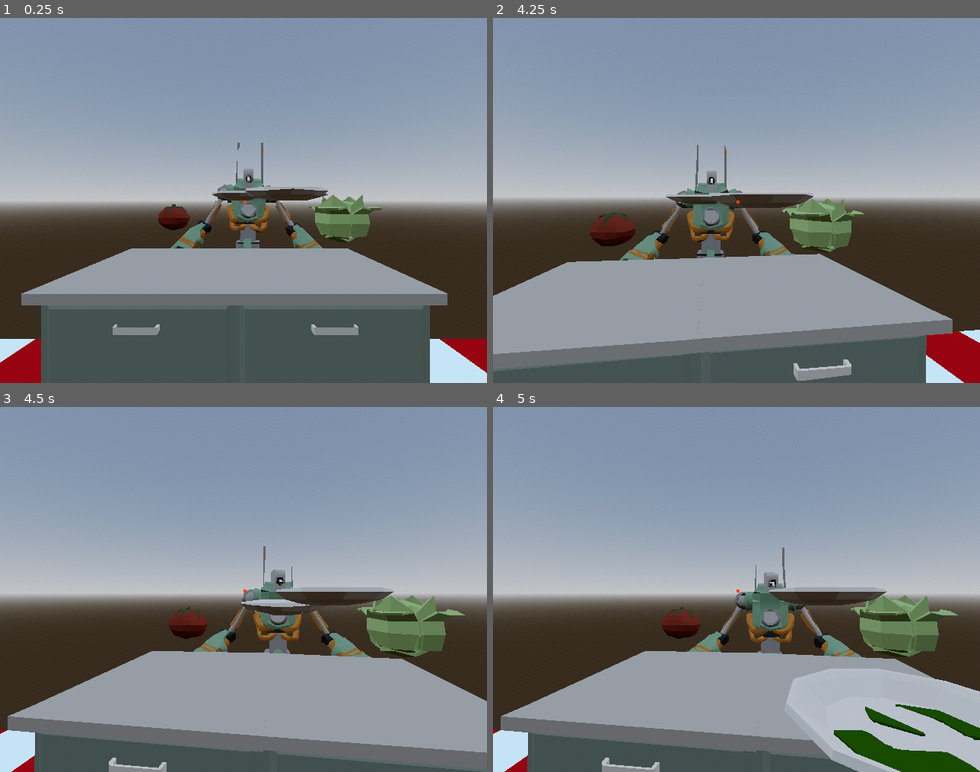
Above: before the commit, frames 1-4 (two rows, left to right).
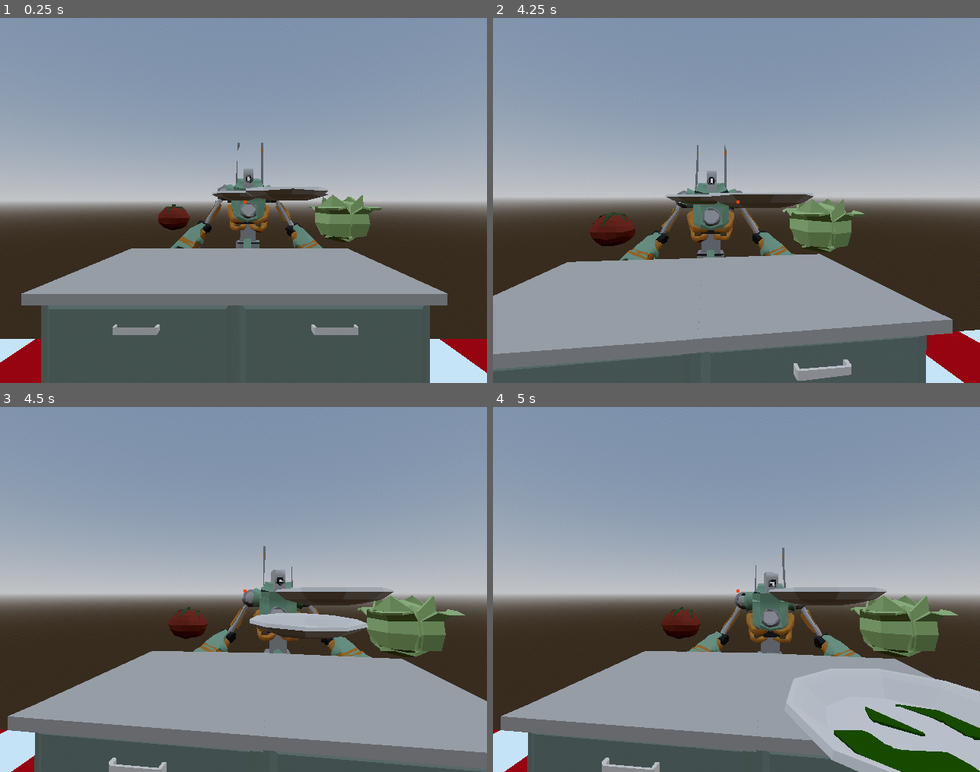
Above: after the commit, the same moments.

Repository: connor-lennox/DemoDisk
Game: Godot game, scene res://game.tscn
The game is run twice, just before and just after one commit, with the same random seed, the same clock (stepped at 60 frames per second) and the same inputs.
Inputs (mouse positions are in pixels of both pictures, inside the frame that each line leads up to):
- Up to frame 1 (0.25 s): no input
- Up to frame 2 (4.25 s): move the mouse to (760, 200) at 0.52 s; hold Right (ui_right) 0.53-1.28 s; click (760, 200) at 0.6 s; tap Enter at 1.25, 3.5 s; move the mouse to (712, 200) at 1.27 s; hold Left (ui_left) 1.28-2.03 s; click (712, 200) at 1.35 s; move the mouse to (746, 193) at 2.02 s; hold Right (ui_right) 2.03-3.53 s; click (746, 193) at 2.1 s; tap Space at 2.75 s; move the mouse to (731, 207) at 2.77 s; click (731, 207) at 2.85 s; move the mouse to (775, 204) at 3.52 s; hold Left (ui_left) from 3.53 s (still down); click (775, 204) at 3.6 s
- Up to frame 3 (4.5 s): keep holding Left (ui_left); move the mouse to (204, 585) at 4.27 s; click (204, 585) at 4.35 s
- Up to frame 4 (5 s): keep holding Left (ui_left)

Frames 1-2 are identical in both runs. In frame 3, 1.5% of the frame differs, in the area x 49-76%, y 52-64%; in frame 4, nothing differs.

Commit message:
items are manipulated faster

Diff:
--- a/items/item.gd
+++ b/items/item.gd
@@ -1,5 +1,7 @@
 class_name Item
 extends Node3D
+
+const ITEM_PICKUP_TIME = 0.25
 
 @onready var mesh_root = $"MeshRoot"
 @onready var collider = $"CollisionShape3D"
@@ -42,8 +44,8 @@
 	# Tween into place
 	self.reparent(player.item_attach_point)
 	var tween = get_tree().create_tween().set_parallel()
-	tween.tween_property(self, "position", Vector3.ZERO, 0.5)
-	tween.tween_property(self, "rotation", Vector3.ZERO, 0.5)
+	tween.tween_property(self, "position", Vector3.ZERO, ITEM_PICKUP_TIME)
+	tween.tween_property(self, "rotation", Vector3.ZERO, ITEM_PICKUP_TIME)
 	await tween.finished
 
 
--- a/nodes/objects/counter/counter_holder.gd
+++ b/nodes/objects/counter/counter_holder.gd
@@ -1,4 +1,6 @@
 extends Area3D
+
+const ITEM_PICKUP_TIME = 0.25
 
 @onready var item_holder: Node3D = $"ItemHolder"
 var held_item: Item = null
@@ -24,7 +26,7 @@
 	item.reparent(item_holder)
 	held_item = item
 	var tween = get_tree().create_tween().set_parallel()
-	tween.tween_property(item, "position", Vector3.ZERO, 0.5)
-	tween.tween_property(item, "rotation", Vector3.ZERO, 0.5)
+	tween.tween_property(item, "position", Vector3.ZERO, ITEM_PICKUP_TIME)
+	tween.tween_property(item, "rotation", Vector3.ZERO, ITEM_PICKUP_TIME)
 	await tween.finished
 	item.put_down()
--- a/nodes/objects/cutting_board/cutting_board.gd
+++ b/nodes/objects/cutting_board/cutting_board.gd
@@ -1,4 +1,6 @@
 extends Area3D
+
+const ITEM_PICKUP_TIME = 0.25
 
 # Time it takes to chop a single thing, in seconds
 const TIME_TO_CHOP: float = 1.5
@@ -30,7 +32,6 @@
 func _start_chopping():
 	chopping = true
 	done_chopping = false
-	chop_timer = TIME_TO_CHOP
 	animation_player.play("chop")
 
 func _stop_chopping():
@@ -64,9 +65,10 @@
 	item.reparent(item_holder)
 	held_item = item
 	done_chopping = false
+	chop_timer = TIME_TO_CHOP
 	var tween = get_tree().create_tween().set_parallel()
-	tween.tween_property(item, "position", Vector3.ZERO, 0.5)
-	tween.tween_property(item, "rotation", Vector3.ZERO, 0.5)
+	tween.tween_property(item, "position", Vector3.ZERO, ITEM_PICKUP_TIME)
+	tween.tween_property(item, "rotation", Vector3.ZERO, ITEM_PICKUP_TIME)
 	await tween.finished
 	item.put_down()
 
--- a/nodes/objects/cutting_board/cutting_board.tscn
+++ b/nodes/objects/cutting_board/cutting_board.tscn
@@ -146,7 +146,7 @@
 transform = Transform3D(1, 0, 0, 0, 1, 0, 0, 0, 1, 0, 1.72482, 0.247825)
 
 [node name="AnimationPlayer" type="AnimationPlayer" parent="."]
-playback_default_blend_time = 0.2
+playback_default_blend_time = 0.1
 libraries = {
 "": SubResource("AnimationLibrary_hrk6k")
 }
--- a/nodes/objects/oven/oven_burner.gd
+++ b/nodes/objects/oven/oven_burner.gd
@@ -2,6 +2,8 @@
 
 # Cook time in seconds
 const COOK_TIME = 10
+
+const ITEM_PICKUP_TIME = 0.25
 
 @onready var audio: AudioStreamPlayer3D = $"AudioStreamPlayer3D"
 @onready var smoke_particles: GPUParticles3D = $SmokeParticles
@@ -58,9 +60,9 @@
 	item.reparent(item_holder)
 	held_item = item
 	var tween = get_tree().create_tween()
-	tween.tween_property(item, "position", Vector3.UP * 0.1, 0.5)
-	tween.parallel().tween_property(item, "rotation", Vector3.ZERO, 0.5)
-	tween.tween_property(item, "position", Vector3.ZERO, 0.1)
+	tween.tween_property(item, "position", Vector3.UP * 0.1, ITEM_PICKUP_TIME)
+	tween.parallel().tween_property(item, "rotation", Vector3.ZERO, ITEM_PICKUP_TIME)
+	tween.tween_property(item, "position", Vector3.ZERO, 0.05)
 	tween.tween_callback(_set_effects.bind(true))
 	_restart_cooking()
 	await tween.finished
--- a/nodes/objects/sink/sink.gd
+++ b/nodes/objects/sink/sink.gd
@@ -1,4 +1,6 @@
 extends Area3D
+
+const ITEM_PICKUP_TIME = 0.25
 
 const MAX_PLATES = 3
 const CLEAN_TIME = 3
@@ -62,7 +64,8 @@
 
 func _start_cleaning():
 	cleaning = true
-	clean_timer = CLEAN_TIME
+	if (clean_timer <= 0):
+		clean_timer = CLEAN_TIME
 	_set_effects(true)
 
 
@@ -106,7 +109,7 @@
 	dirty_plates.append(item)
 	var holder = dirty_plate_holders[len(dirty_plates) - 1]
 	var tween = get_tree().create_tween().set_parallel()
-	tween.tween_property(item, "global_position", holder.global_position, 0.5)
-	tween.tween_property(item, "global_rotation", holder.global_rotation, 0.5)
+	tween.tween_property(item, "global_position", holder.global_position, ITEM_PICKUP_TIME)
+	tween.tween_property(item, "global_rotation", holder.global_rotation, ITEM_PICKUP_TIME)
 	await tween.finished
 	item.put_down()
